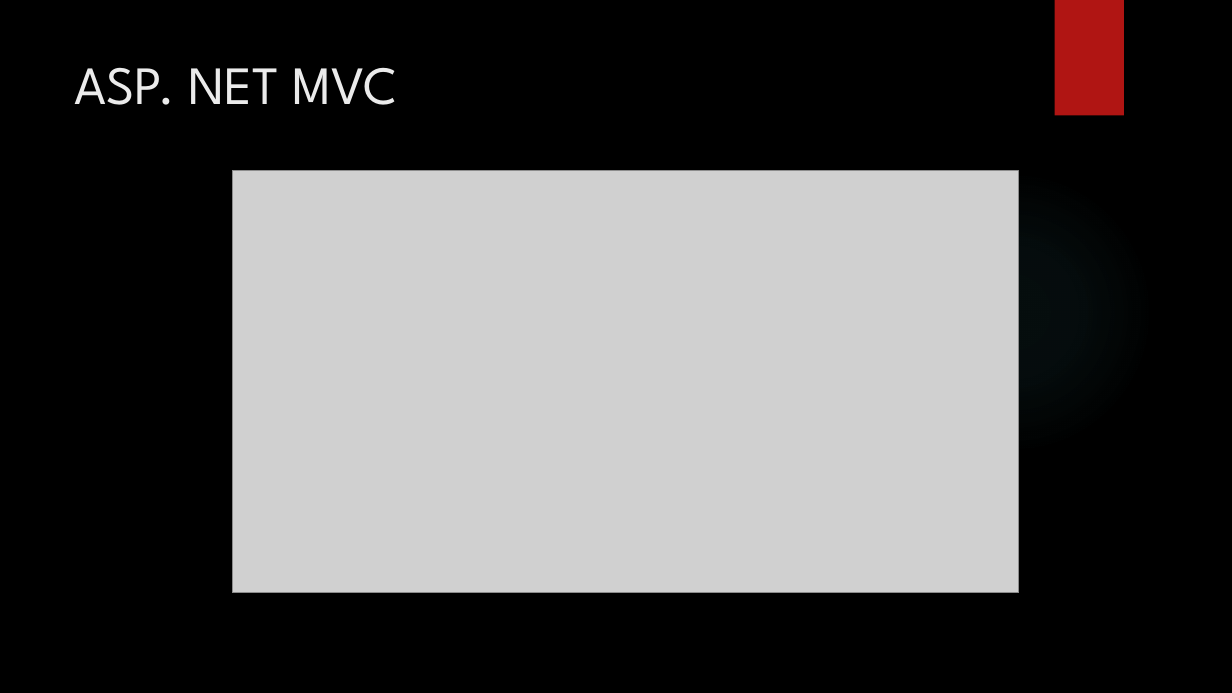
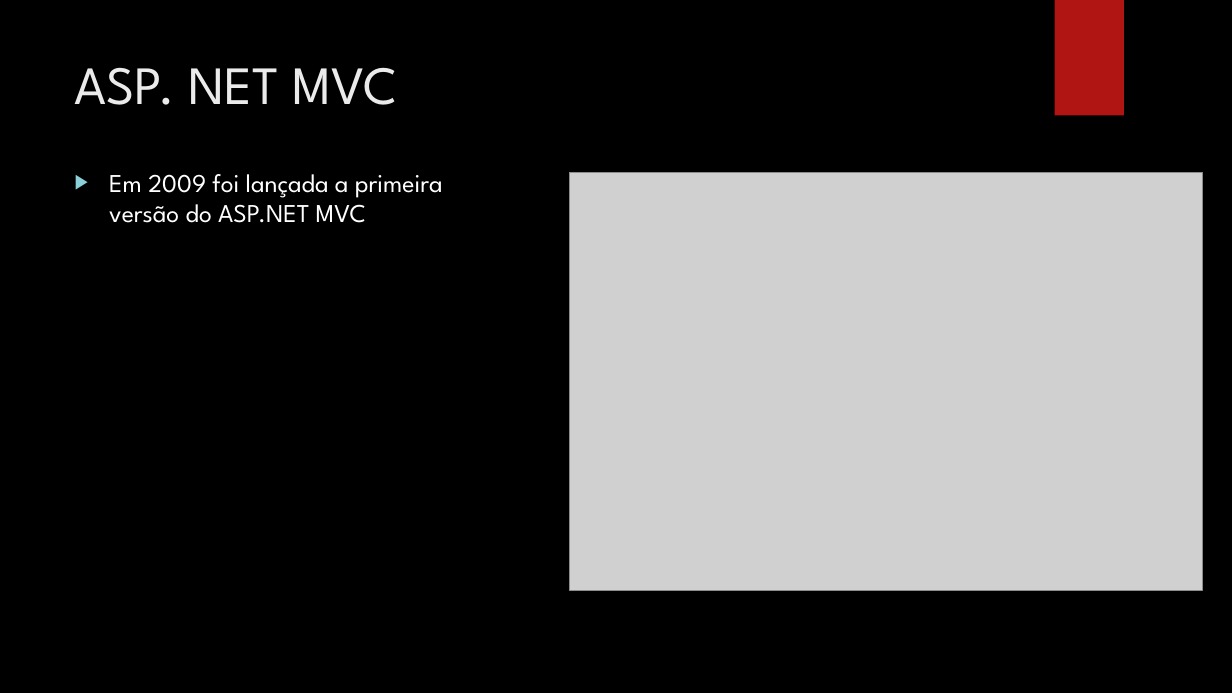
Before and after one commit to leolana/AspnetMvcLab, a slide deck: slide 6 of Presentation/AspNetMvc.pptx. Drawn at 1232x693 pixels with LibreOffice and Linux fonts; fonts in the diff are those of the drawing; grey boxes stand for pictures; background and template pictures are left out. Boxes give left, top, right and bottom in pixels: in the first picture for what was removed or moved away, otherwise in the second. Text is boxed around its words. In the diff, an @@ line names an element or a change of style, - is before the commit and + after.

```diff
--- a/Presentation/AspNetMvc.pptx
+++ b/Presentation/AspNetMvc.pptx
@@ text added at (109, 174, 443, 223), 20 pt, text #FFFFFF @@
+▶ Em 2009 foi lançada a primeira versão do ASP.NET MVC
@@ picture: place and size @@
-picture at (232, 171, 1019, 592)
+picture at (569, 173, 1202, 591)
```
Also in this commit, not shown: 5 other slides changed, 13 slides added, 3 slides removed.
